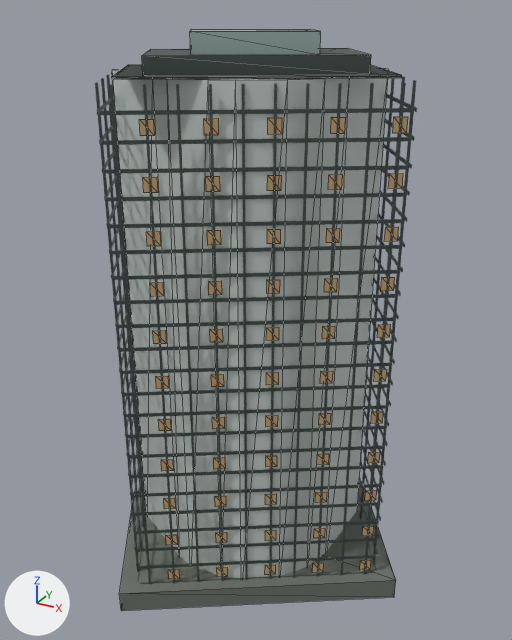
Two versions of the glTF model landmarks/assets/yihua-tower.glb, one commit apart.
Camera for both pictures: a camera (50 mm lens) standing at (90.9, -162.1, 160.4) and looking at (2.9, -2.2, 80.4). The lights are fixed; the arrows at lower left show +X, +Y and +Z. The first picture is the older version. Mesh edges are drawn as thin lines on the coarser meshes.

The scene before the commit, as lines of its bpy script (objects in view):
```python
mat_glass = principled_material('glass')
mat_glass.base_color = (0.558, 0.631, 0.604)  # light grey #c5d0cc
mat_glass.metallic = 0.04
mat_glass.roughness = 0.58
mat_glass_alt = principled_material('glass_alt')
mat_glass_alt.base_color = (0.342, 0.468, 0.434)  # grey #9eb6b0
mat_glass_alt.metallic = 0.06
me_crown_screen = bpy.data.meshes.new('crown_screen')
me_crown_screen.from_pydata(...)  # 8 vertices, 12 faces; spans x -14.1..19.9, y -18.4..11.6, z 150.6..155.7
me_crown_screen.materials.append(mat_glass_alt)  # grey #9eb6b0
me_crown_step = bpy.data.meshes.new('crown_step')
me_crown_step.from_pydata(...)  # 8 vertices, 12 faces; spans x -26.2..32.0, y -29.2..22.3, z 146.8..150.9
me_crown_step.materials.append(mat_metal)  # dark grey #4a5552
me_envelope = bpy.data.meshes.new('envelope')
me_envelope.from_pydata(...)  # 46 vertices, 88 faces; spans x -33.3..27.8, y -25.4..24.4, z 0.0..146.2
me_envelope.materials.append(mat_glass)  # light grey #c5d0cc
ob_crown_screen = bpy.data.objects.new('crown_screen', me_crown_screen)
ob_crown_screen.location = (0.0, 0.0, 0.0)
ob_crown_step = bpy.data.objects.new('crown_step', me_crown_step)
ob_crown_step.location = (0.0, 0.0, 0.0)
ob_envelope = bpy.data.objects.new('envelope', me_envelope)
ob_envelope.location = (0.0, 0.0, 0.0)
# also in view: 'podium' at (2.9, -3.4, 3.3); 'roof_deck' at (2.9, -3.4, 146.6); 'floor_bands' at (2.9, -3.4, 73.0); 'fins' at (2.9, -3.4, 73.0); 'night_windows' at (5.9, -1.5, 73.0)
```
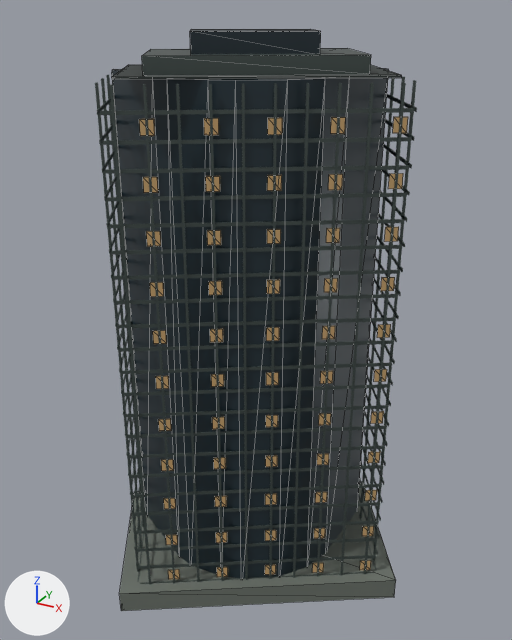
The change, as a list of edits to the scene's bpy script:
```text
Change mat_glass:
    mat_glass.base_color: (0.558, 0.631, 0.604) -> (0.0176, 0.0343, 0.0452)  # light grey #c5d0cc -> dark blue #24343c
Change mat_glass_alt:
    mat_glass_alt.base_color: (0.342, 0.468, 0.434) -> (0.0116, 0.0252, 0.0343)  # grey #9eb6b0 -> dark blue #1c2c34
```

Changed parts and their boxes (x1, y1, x2, y2) in the pictures (512 x 640 px):
'envelope', recoloured (darker): (112, 69, 389, 578) in both
'crown_screen', recoloured (grey to dark blue): (190, 29, 321, 54) in both
